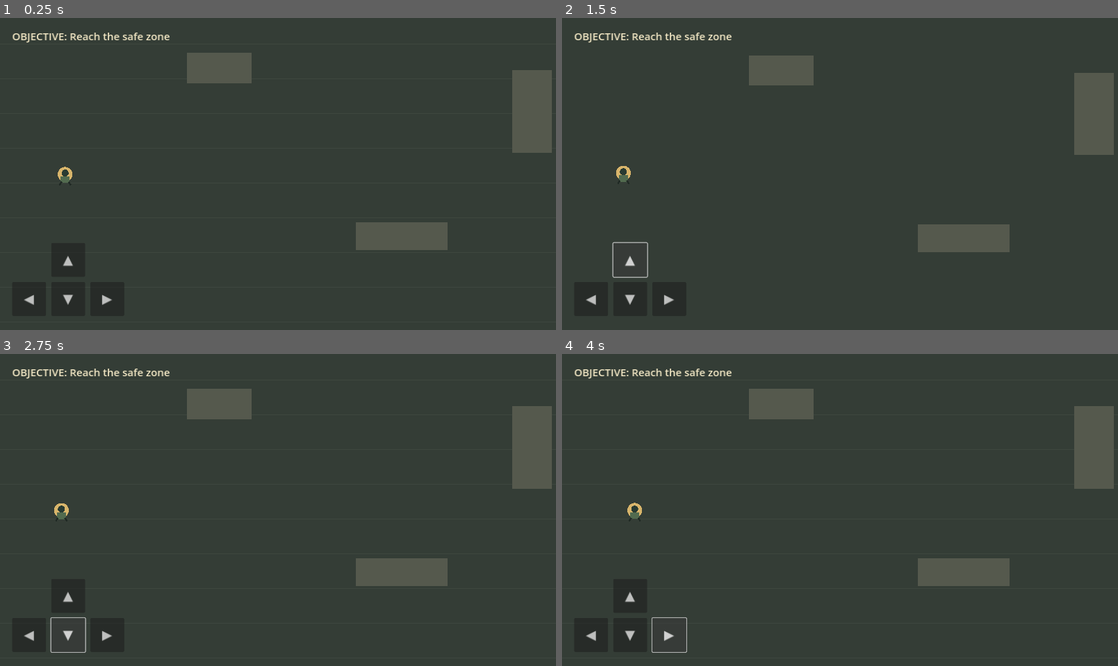
Above: before the commit, frames 1-4 (two rows, left to right).
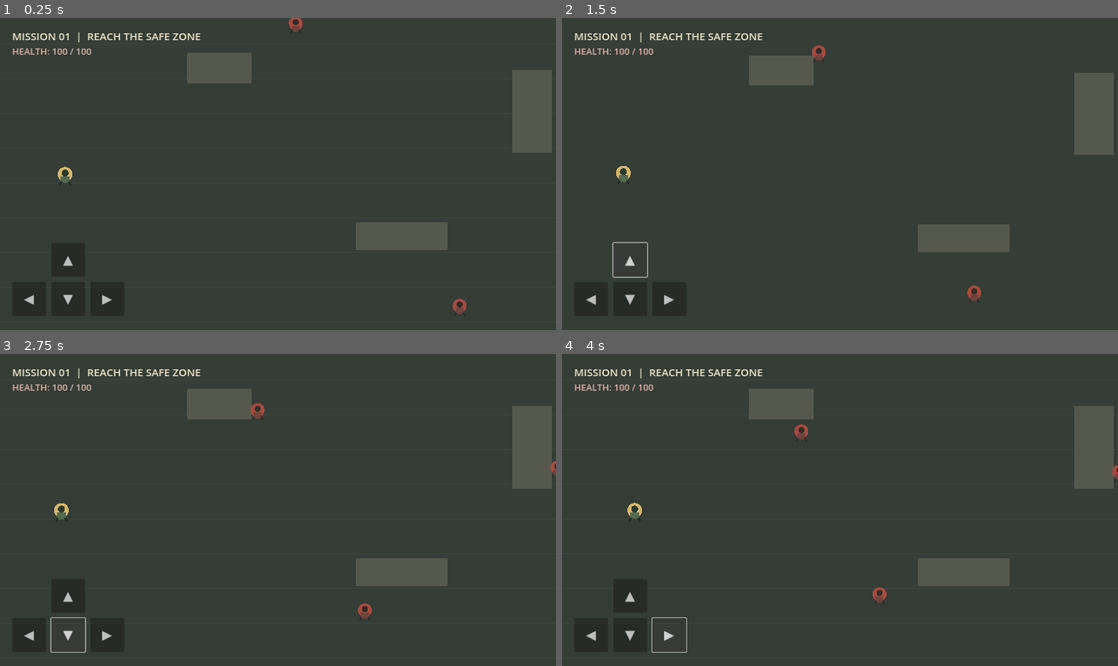
Above: after the commit, the same moments.

Repository: se01mb-spec/frontline-game
Game: Godot game, scene res://scenes/main.tscn
Two runs of this game, one before a commit and one after it. Both use one fixed random seed, a clock stepped at 60 frames per second and the inputs below.
Inputs:
- Up to frame 1 (0.25 s): no input
- Up to frame 2 (1.5 s): click "◀" at 0.5 s; click "▲" at 1.25 s
- Up to frame 3 (2.75 s): click "▼" at 2 s
- Up to frame 4 (4 s): click "▶" at 2.75 s; tap Enter at 3.5 s; hold D (move_right) from 3.53 s (still down)

The runs differ from the first frame. In frame 1, 0.8% of the frame differs, in the area x 2-84%, y 0-95%; in frame 2, 0.8%; in frame 3, 0.9%; in frame 4, 0.9%, in the area x 2-100%, y 4-80%.

Commit message:
Add first mission survival gameplay and hostile units

Diff:
--- a/scripts/main.gd
+++ b/scripts/main.gd
@@ -1,12 +1,16 @@
 extends Node2D
 
 const PLAYER_SCENE: PackedScene = preload("res://scenes/player.tscn")
+const ENEMY_SCENE: PackedScene = preload("res://scenes/enemy.tscn")
 const MAP_SIZE := Vector2(1920.0, 1080.0)
 const OBJECTIVE_POSITION := Vector2(1740.0, 540.0)
 
 var player: CharacterBody2D
 var objective_reached := false
+var game_over := false
 var objective_label: Label
+var health_label: Label
+var result_label: Label
 
 func _ready() -> void:
 	_setup_test_input()
@@ -19,6 +23,7 @@
 	player = PLAYER_SCENE.instantiate()
 	player.position = Vector2(150.0, 540.0)
 	add_child(player)
+	player.connect("died", _on_player_died)
 
 	var camera := Camera2D.new()
 	camera.name = "FollowCamera"
@@ -30,6 +35,10 @@
 	camera.limit_bottom = int(MAP_SIZE.y)
 	player.add_child(camera)
 	camera.make_current()
+
+	_spawn_hostile(Vector2(700, 180))
+	_spawn_hostile(Vector2(1080, 850))
+	_spawn_hostile(Vector2(1510, 420))
 
 	_create_hud()
 	_create_touch_controls()
@@ -70,16 +79,48 @@
 	body.add_child(shape_node)
 	add_child(body)
 
+func _spawn_hostile(spawn_position: Vector2) -> void:
+	var hostile := ENEMY_SCENE.instantiate()
+	hostile.position = spawn_position
+	add_child(hostile)
+
 func _create_hud() -> void:
 	var hud := CanvasLayer.new()
 	hud.name = "HUD"
 	add_child(hud)
+
 	objective_label = Label.new()
-	objective_label.position = Vector2(28.0, 24.0)
+	objective_label.position = Vector2(28, 24)
 	objective_label.add_theme_font_size_override("font_size", 24)
 	objective_label.add_theme_color_override("font_color", Color("f3e8c5"))
-	objective_label.text = "OBJECTIVE: Reach the safe zone"
+	objective_label.text = "MISSION 01  |  REACH THE SAFE ZONE"
 	hud.add_child(objective_label)
+
+	health_label = Label.new()
+	health_label.position = Vector2(28, 62)
+	health_label.add_theme_font_size_override("font_size", 21)
+	health_label.add_theme_color_override("font_color", Color("e7b6a8"))
+	hud.add_child(health_label)
+
+	result_label = Label.new()
+	result_label.set_anchors_preset(Control.PRESET_CENTER)
+	result_label.position = Vector2(-250, -60)
+	result_label.size = Vector2(500, 70)
+	result_label.horizontal_alignment = HORIZONTAL_ALIGNMENT_CENTER
+	result_label.add_theme_font_size_override("font_size", 30)
+	result_label.add_theme_color_override("font_color", Color("f3e8c5"))
+	result_label.visible = false
+	hud.add_child(result_label)
+
+	var retry_button := Button.new()
+	retry_button.text = "RESTART MISSION"
+	retry_button.set_anchors_preset(Control.PRESET_CENTER)
+	retry_button.position = Vector2(-100, 28)
+	retry_button.custom_minimum_size = Vector2(200, 54)
+	retry_button.visible = false
+	retry_button.pressed.connect(_restart_mission)
+	hud.add_child(retry_button)
+	result_label.set_meta("retry_button", retry_button)
 
 func _create_touch_controls() -> void:
 	var layer := CanvasLayer.new()
@@ -98,30 +139,48 @@
 	button.size = Vector2(78, 78)
 	button.position = button_position
 	button.add_theme_font_size_override("font_size", 30)
-	button.modulate = Color(1.0, 1.0, 1.0, 0.82)
+	button.modulate = Color(1, 1, 1, 0.82)
 	button.button_down.connect(func(): Input.action_press(action_name))
 	button.button_up.connect(func(): Input.action_release(action_name))
 	parent.add_child(button)
 
 func _process(_delta: float) -> void:
-	if player == null or objective_reached:
+	if player == null:
+		return
+	health_label.text = "HEALTH: %d / %d" % [int(player.get("health")), int(player.get("max_health"))]
+	if game_over or objective_reached:
 		return
 	if player.position.distance_to(OBJECTIVE_POSITION) < 48.0:
 		objective_reached = true
-		objective_label.text = "OBJECTIVE COMPLETE — You reached safety"
+		objective_label.text = "MISSION COMPLETE"
+		_show_result("YOU REACHED SAFETY")
+
+func _on_player_died() -> void:
+	game_over = true
+	objective_label.text = "MISSION FAILED"
+	_show_result("MISSION FAILED — SOLDIER DOWN")
+
+func _show_result(message: String) -> void:
+	result_label.text = message
+	result_label.visible = true
+	var retry_button := result_label.get_meta("retry_button") as Button
+	retry_button.visible = true
+
+func _restart_mission() -> void:
+	get_tree().reload_current_scene()
 
 func _draw() -> void:
 	draw_rect(Rect2(Vector2.ZERO, MAP_SIZE), Color("343d36"), true)
 	for x in range(0, int(MAP_SIZE.x) + 1, 80):
-		draw_line(Vector2(x, 0), Vector2(x, MAP_SIZE.y), Color(0.75, 0.78, 0.7, 0.07), 1.0)
+		draw_line(Vector2(x, 0), Vector2(x, MAP_SIZE.y), Color(0.75, 0.78, 0.7, 0.07), 1)
 	for y in range(0, int(MAP_SIZE.y) + 1, 80):
-		draw_line(Vector2(0, y), Vector2(MAP_SIZE.x, y), Color(0.75, 0.78, 0.7, 0.07), 1.0)
+		draw_line(Vector2(0, y), Vector2(MAP_SIZE.x, y), Color(0.75, 0.78, 0.7, 0.07), 1)
 	# Visual cover is paired with matching StaticBody2D collision shapes.
 	draw_rect(Rect2(430, 260, 150, 70), Color("55594d"), true)
 	draw_rect(Rect2(820, 650, 210, 64), Color("55594d"), true)
 	draw_rect(Rect2(1180, 300, 90, 190), Color("55594d"), true)
 	draw_rect(Rect2(1450, 760, 180, 70), Color("55594d"), true)
-	draw_arc(OBJECTIVE_POSITION, 38.0, 0.0, TAU, 48, Color("e6c75a"), 3.0)
-	draw_arc(OBJECTIVE_POSITION, 24.0, 0.0, TAU, 48, Color("e6c75a"), 2.0)
-	draw_line(OBJECTIVE_POSITION + Vector2(-48, 0), OBJECTIVE_POSITION + Vector2(48, 0), Color("e6c75a"), 2.0)
-	draw_line(OBJECTIVE_POSITION + Vector2(0, -48), OBJECTIVE_POSITION + Vector2(0, 48), Color("e6c75a"), 2.0)
+	draw_arc(OBJECTIVE_POSITION, 38, 0, TAU, 48, Color("e6c75a"), 3)
+	draw_arc(OBJECTIVE_POSITION, 24, 0, TAU, 48, Color("e6c75a"), 2)
+	draw_line(OBJECTIVE_POSITION + Vector2(-48, 0), OBJECTIVE_POSITION + Vector2(48, 0), Color("e6c75a"), 2)
+	draw_line(OBJECTIVE_POSITION + Vector2(0, -48), OBJECTIVE_POSITION + Vector2(0, 48), Color("e6c75a"), 2)
